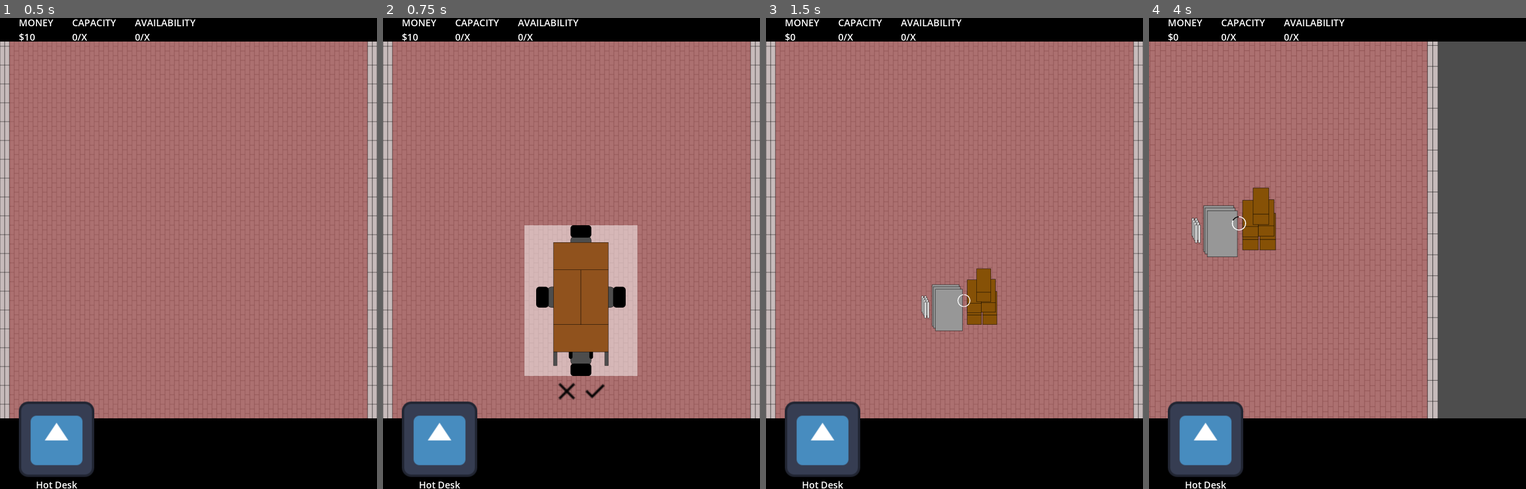
Above: before the commit, frames 1-4 (left to right).
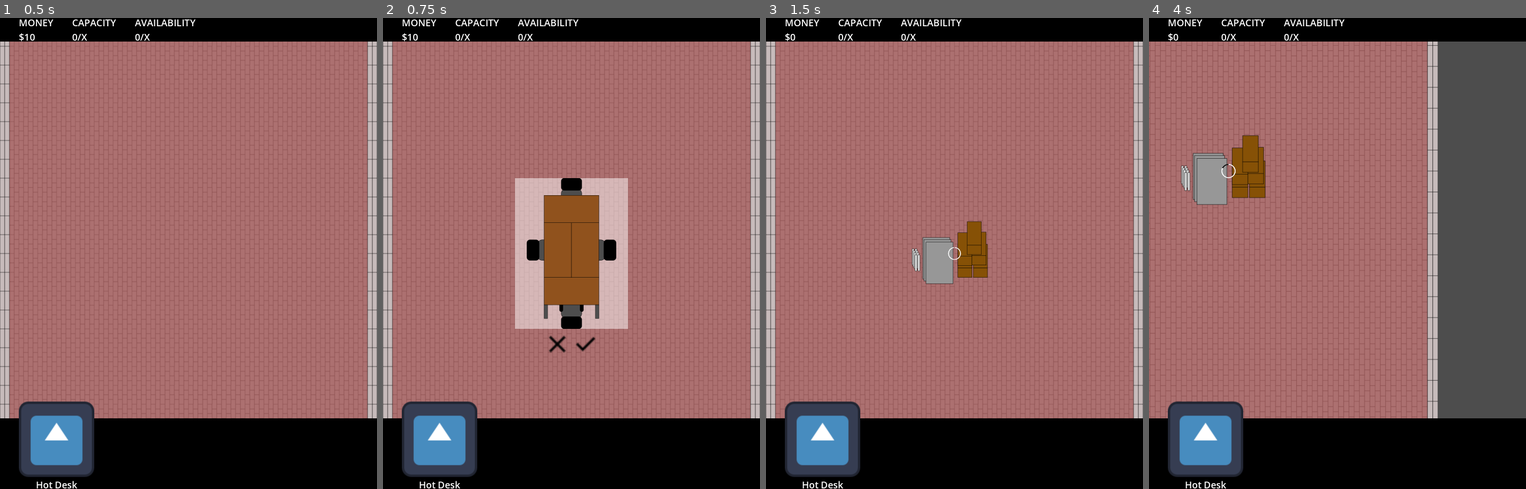
Above: after the commit, the same moments.

Repository: niels-hb/officie-godot
Game: Godot game, scene res://scenes/offices/basic_office_1/basic_office_1.tscn
Same seed, same stepped clock (60 frames per second), same inputs: the game is played once before the commit and once after it. The engine's default icon, where the game draws it, is replaced by a stand-in: a white triangle on a blue panel in a dark square.
Inputs (mouse positions are in pixels of both pictures, inside the frame that each line leads up to; where the layout moved, square brackets give the same spot in the first picture):
- Up to frame 1 (0.5 s): no input
- Up to frame 2 (0.75 s): tap Enter at 0.5 s; drag from (439, 451) to (609, 149) at 0.52 s
- Up to frame 3 (1.5 s): click (969, 342) [977, 390] at 1.25 s
- Up to frame 4 (4 s): tap Space at 2, 3.5 s; drag from (1345, 300) to (1318, 347) at 2.02 s; tap Enter at 2.75 s; move the mouse to (1375, 149) at 2.77 s; hold . (multi_swipe_down_right) 2.78-3.5 s; hold Mouse wheel up (pinch_outward) 2.78-3.5 s; click (1375, 149) at 2.92 s; drag from (1318, 347) to (1224, 182) at 3.52 s

Frame 1 is identical in both runs. In frame 2, 9.9% of the frame differs, in the area x 35-68%, y 34-82%; in frame 3, 3.4%; in frame 4, 4.3%.

Commit message:
Matched room placement grid to global (TileMap) grid

Diff:
--- a/scenes/offices/base_office/base_office.gd
+++ b/scenes/offices/base_office/base_office.gd
@@ -2,6 +2,7 @@
 class_name BaseOffice
 
 @onready var camera: GestureControlledCamera2D = $Camera
+@onready var tile_map: TileMap = $Grid/TileMap
 
 
 func _on_room_selector_room_selected(room: Room) -> void:
--- a/scenes/offices/base_office/base_office.tscn
+++ b/scenes/offices/base_office/base_office.tscn
@@ -8,18 +8,17 @@
 [node name="BaseOffice" type="Node2D"]
 script = ExtResource("1_6wtcs")
 
-[node name="TileMap" type="TileMap" parent="."]
-format = 2
-layer_0/name = "Floor"
-layer_1/name = "Walls"
-layer_1/tile_data = PackedInt32Array()
-
 [node name="Main" parent="." instance=ExtResource("1_mw244")]
 
 [node name="RoomSelector" parent="." instance=ExtResource("2_15blh")]
 
 [node name="Grid" type="Node2D" parent="."]
 
+[node name="TileMap" type="TileMap" parent="Grid"]
+format = 2
+layer_0/name = "Floor"
+layer_1/name = "Walls"
+layer_1/tile_data = PackedInt32Array()
 
 [node name="Rooms" type="Node2D" parent="Grid"]
 
--- a/scenes/offices/basic_office_1/basic_office_1.tscn
+++ b/scenes/offices/basic_office_1/basic_office_1.tscn
@@ -5,10 +5,7 @@
 
 [node name="BasicOffice1" instance=ExtResource("1_vaebx")]
 
-[node name="TileMap" parent="." index="0"]
+[node name="TileMap" parent="Grid" index="0"]
 tile_set = ExtResource("2_7sbss")
 layer_0/tile_data = PackedInt32Array(131072, 0, 0, 196608, 0, 0, 262144, 0, 0, 327680, 0, 0, 393216, 0, 0, 458752, 0, 0 …(9837 unchanged characters)…
 layer_1/tile_data = PackedInt32Array(196608, 0, 5, 262144, 0, 5, 327680, 0, 5, 393216, 0, 5, 458752, 0, 5, 524288, 0, 5 …(1631 unchanged characters)…
-
-[node name="Grid" parent="." index="3"]
-position = Vector2(32, 160)
--- a/scenes/rooms/base_room/base_room.gd
+++ b/scenes/rooms/base_room/base_room.gd
@@ -50,10 +50,9 @@
 
 func _on_dragging() -> void:
 	var global_mouse_position: Vector2 = get_global_mouse_position()
-	var base_grid_offset: float = GameInformation.GRID_SIZE / 2.0
 	var snap_to_grid_offset: Vector2 = Vector2(
-		(int(global_mouse_position.x) % GameInformation.GRID_SIZE) - base_grid_offset,
-		(int(global_mouse_position.y) % GameInformation.GRID_SIZE) - base_grid_offset
+		int(global_mouse_position.x) % GameInformation.GRID_SIZE,
+		int(global_mouse_position.y) % GameInformation.GRID_SIZE
 	)
 
 	global_position = global_mouse_position - snap_to_grid_offset
